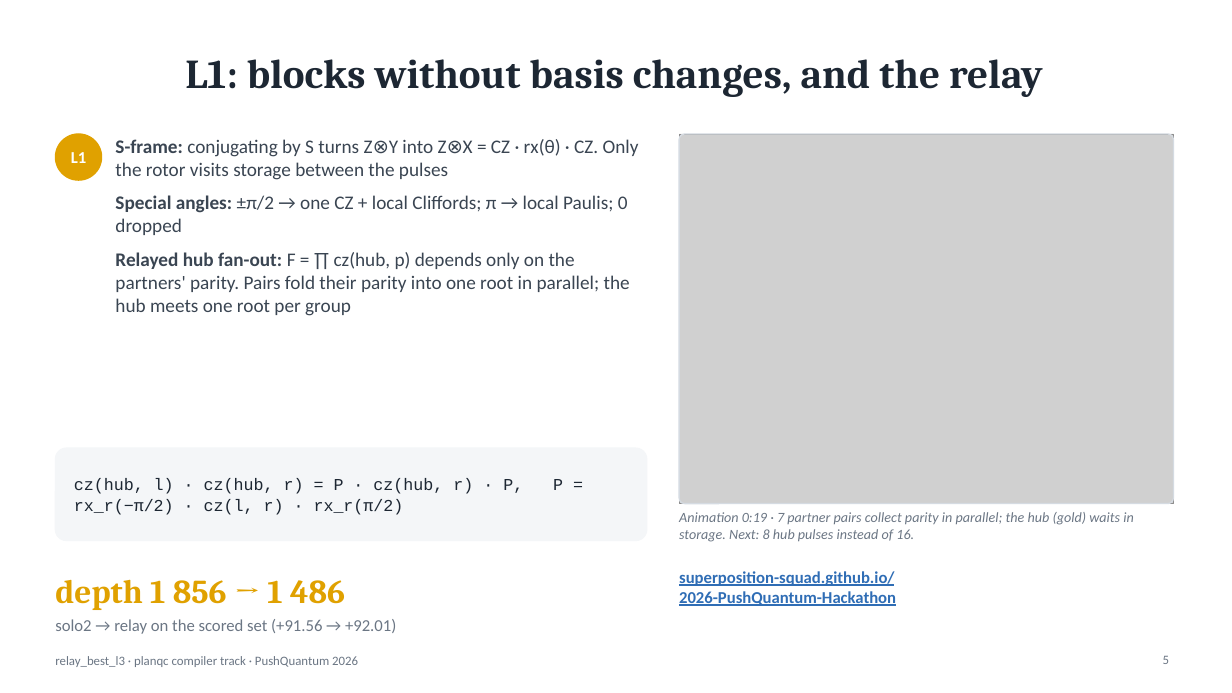
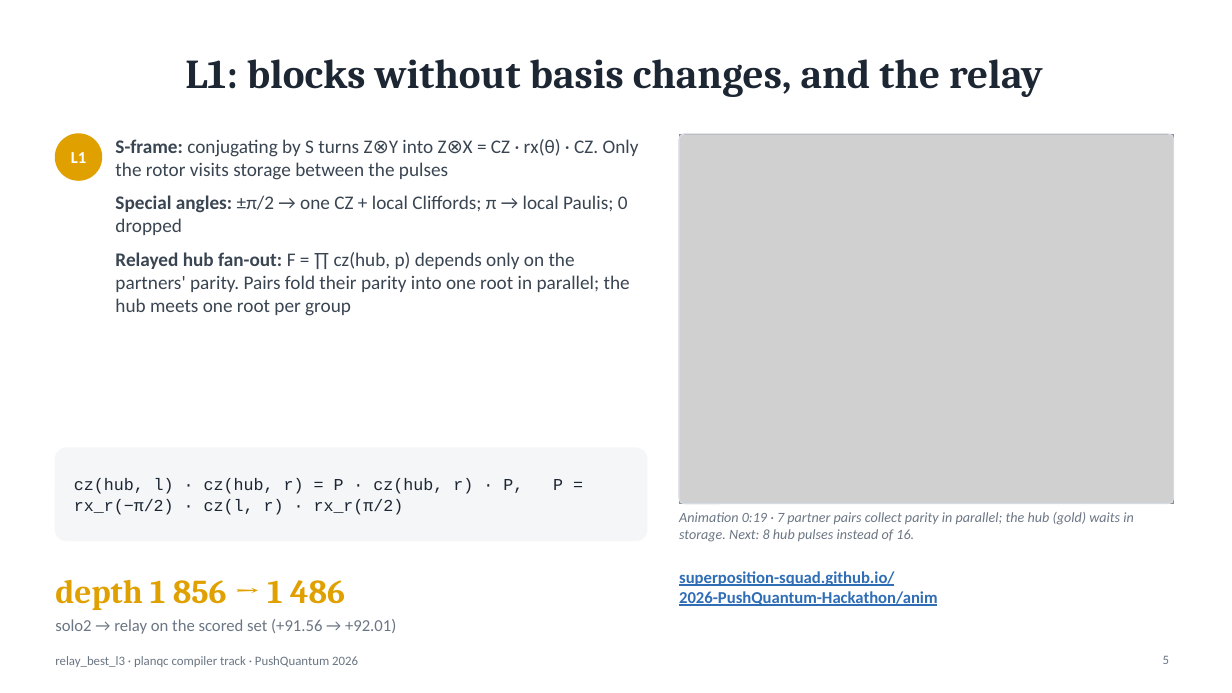
Before and after one commit to Superposition-Squad/2026-PushQuantum-Hackathon, a slide deck: slide 5 of slides/deck/relay_deck.pptx. Drawn at 1232x693 pixels with LibreOffice and Linux fonts; fonts in the diff are those of the drawing; grey boxes stand for pictures. Boxes give left, top, right and bottom in pixels: in the first picture for what was removed or moved away, otherwise in the second. Text is boxed around its words. In the diff, an @@ line names an element or a change of style, - is before the commit and + after.

```diff
--- a/slides/deck/relay_deck.pptx
+++ b/slides/deck/relay_deck.pptx
@@ text at [679,591,938,606]: text changed @@
-2026-PushQuantum-Hackathon
+2026-PushQuantum-Hackathon/anim
```
Also in this commit, not shown: 2 other slides changed, 10 other files.
